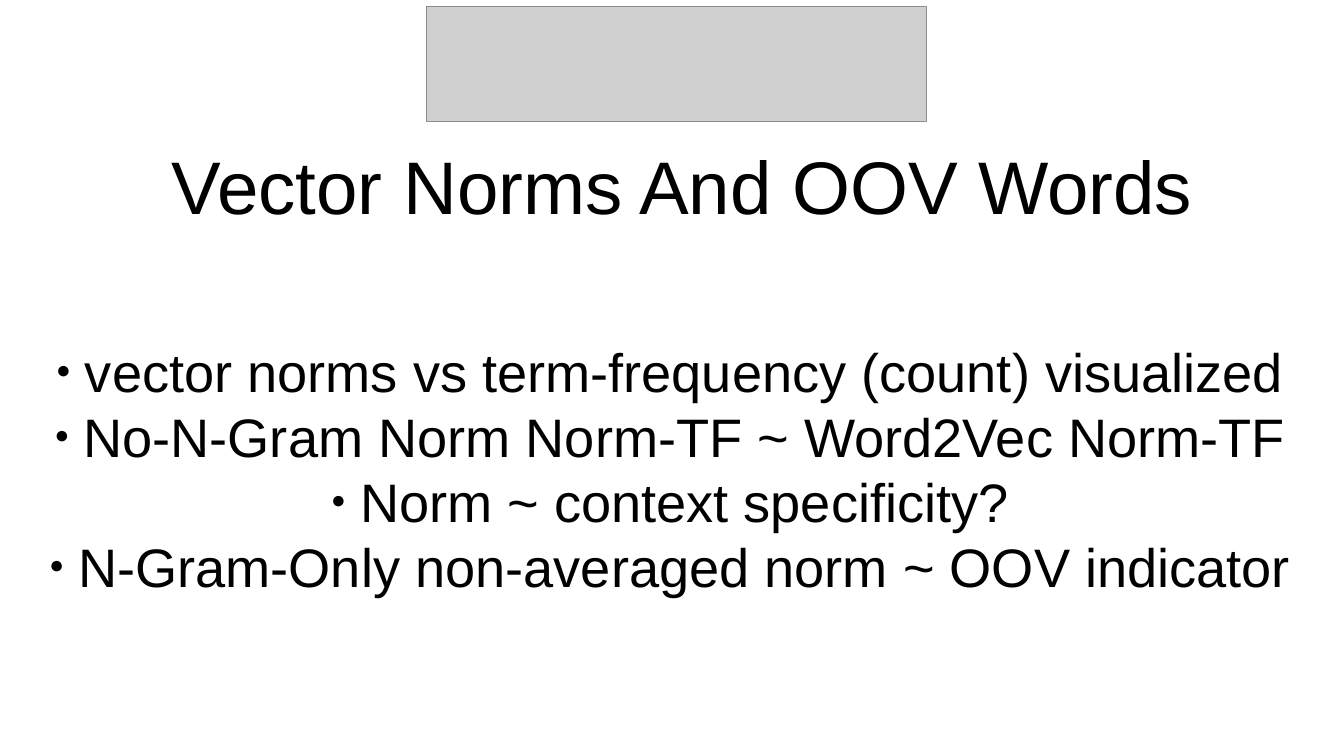
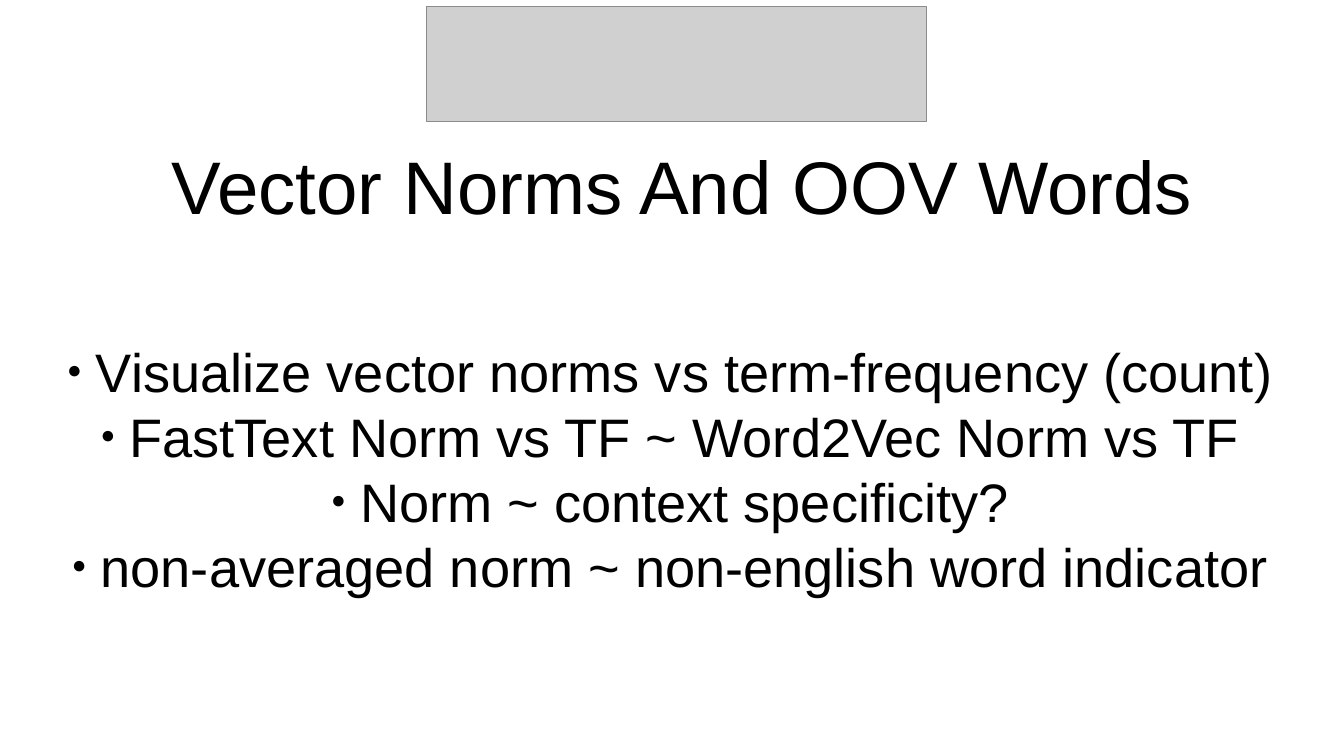
Before and after one commit to vackosar/fasttext-vector-norms-and-oov-words, a slide deck: slide 1 of presentation.odp. Drawn at 1344x756 pixels with LibreOffice and Linux fonts; fonts in the diff are those of the drawing; grey boxes stand for pictures. Boxes give left, top, right and bottom in pixels: in the first picture for what was removed or moved away, otherwise in the second. Text is boxed around its words. In the diff, an @@ line names an element or a change of style, - is before the commit and + after.

```diff
--- a/presentation.odp
+++ b/presentation.odp
@@ subtitle at <box>96,352,1272,458</box>: text changed @@
-● vector norms vs term-frequency (count) visualized
-● No-N-Gram Norm Norm-TF ~ Word2Vec Norm-TF
+● Visualize vector norms vs term-frequency (count)
+● FastText Norm vs TF ~ Word2Vec Norm vs TF
@@ subtitle at <box>101,547,1268,596</box>: text changed @@
-● N-Gram-Only non-averaged norm ~ OOV indicator
+● non-averaged norm ~ non-english word indicator
```
Also in this commit, not shown: 7 other slides changed.
